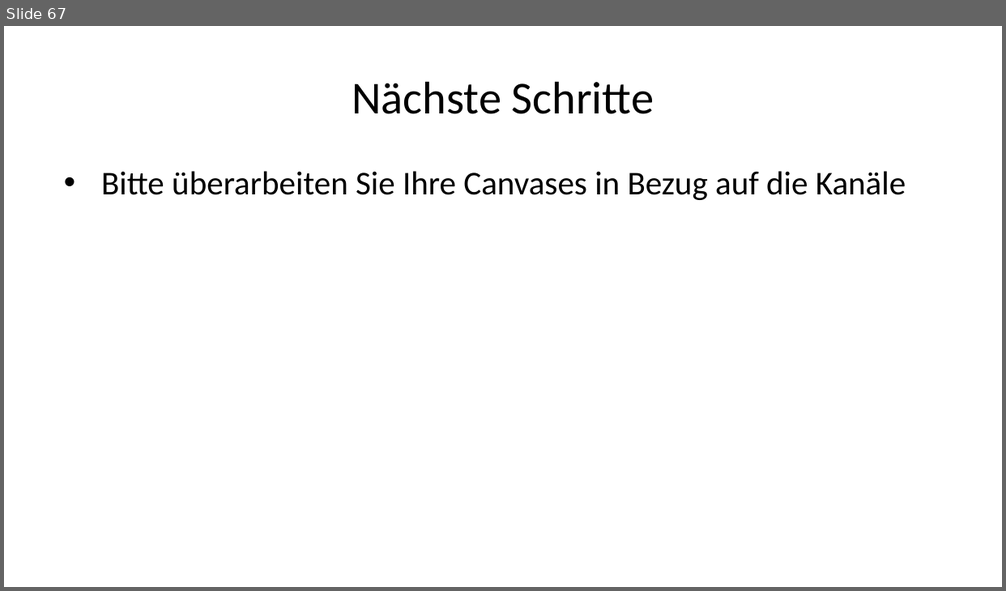
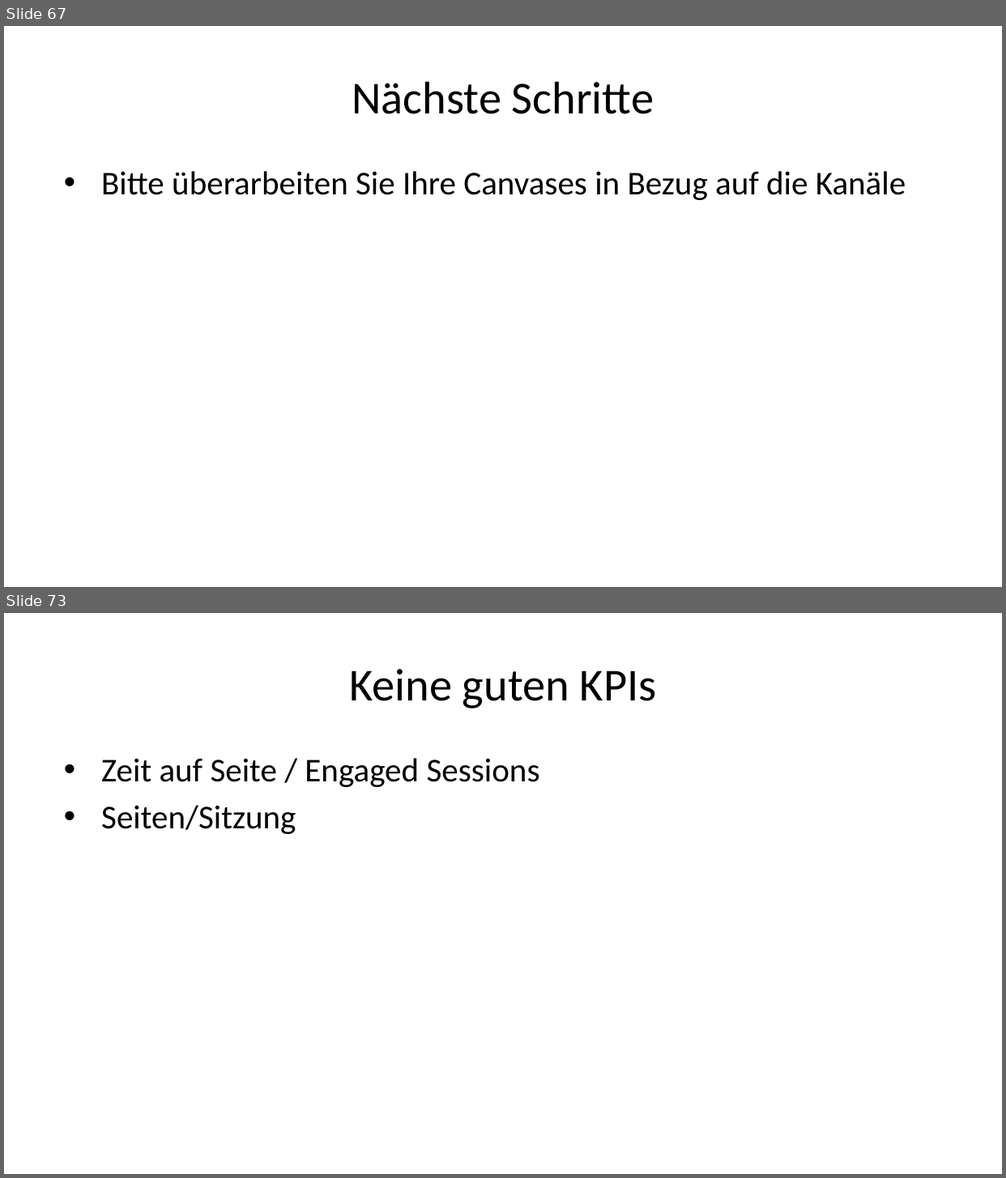
Before and after one commit to daswesen/digitale-inhalte, a slide deck: gdi.pptx. Shown one above the other, each under a label of ours: slide 67 before the commit, slides 67 and 73 after it; the slides between them are not shown. The pictures are 1006x591 and 1006x1178 pixels, drawn with LibreOffice and Linux fonts; fonts in the diff are those of the drawing. Boxes give left, top, right and bottom in pixels: in the first picture for what was removed or moved away, otherwise in the second. Text is boxed around its words. In the diff, an @@ line names an element or a change of style, - is before the commit and + after.

Commit message:
Sitzung 6

```diff
--- a/gdi.pptx
+++ b/gdi.pptx
@@ slide 73 added at (4,613,1002,1174), background #FFFFFF @@
@@ title added at (349,669,657,709), 33 pt, text #000000 @@
+Keine guten KPIs
@@ text added at (101,758,540,834), 24 pt, text #000000 @@
+• Zeit auf Seite / Engaged Sessions
+• Seiten/Sitzung
```
Also in this commit, not shown: 3 slides changed, 37 other slides added, 2 slides removed, 3 other files.
